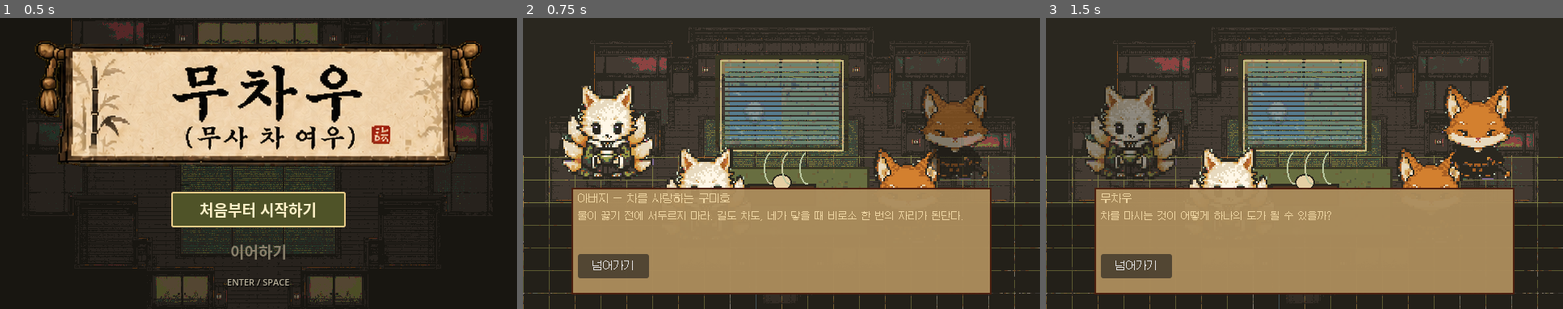
Above: before the commit, frames 1-3 (left to right).
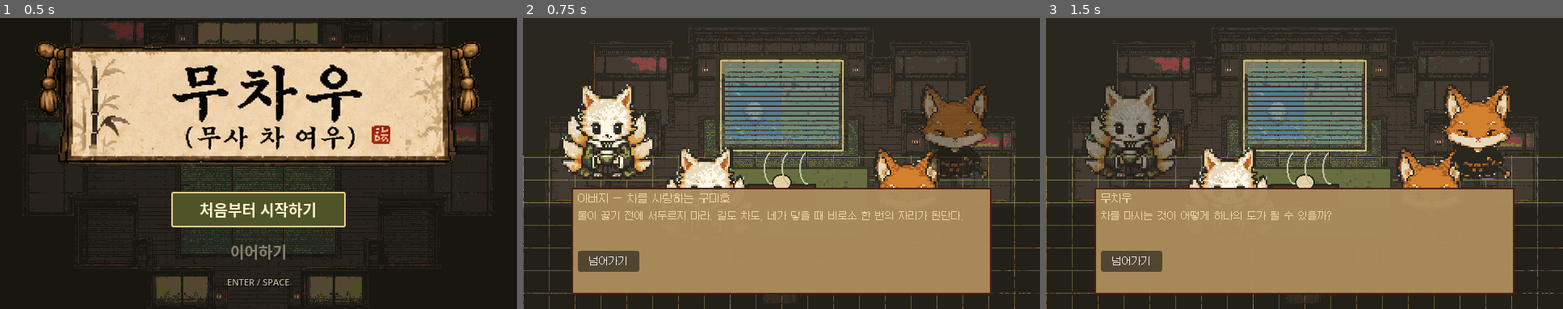
Above: after the commit, the same moments.

Repository: FLYLIKEB/samurai-tea-fox
Game: Godot game, scene res://scenes/ui/start_screen.tscn
The game is run twice, just before and just after one commit, with the same random seed, the same clock (stepped at 60 frames per second) and the same inputs.
Inputs:
- Up to frame 1 (0.5 s): no input
- Up to frame 2 (0.75 s): click "처음부터 시작하기" at 0.5 s
- Up to frame 3 (1.5 s): click "넘어가기" at 1.25 s

Frame 1 is identical in both runs. In frame 2, 0.7% of the frame differs, in the area x 10-25%, y 80-90%; in frame 3, 0.7%.

Commit message:
fix: reduce HUD scale and set default window size

Diff:
--- a/src/ui/game_hud.gd
+++ b/src/ui/game_hud.gd
@@ -26,20 +26,20 @@
 const PORTRAIT_PLAYER := PORTRAIT_MUCHAU
 
 const BALANCE_ABILITY_SLOTS_ID := "ability_equip_slots"
-const STATUS_PANEL_SIZE := Vector2(220, 88)
-const PORTRAIT_BOX_SIZE := Vector2(58, 58)
-const RESOURCE_BAR_SIZE := Vector2(92, 4)
-const ENEMY_PANEL_SIZE := Vector2(170, 58)
-const MAP_PANEL_SIZE := Vector2(152, 64)
-const MAP_PANEL_TIME_HEIGHT := 96.0
-const QUICKSLOT_PANEL_SIZE := Vector2(248, 36)
-const DPAD_PANEL_SIZE := Vector2(82, 82)
-const DPAD_BOARD_SIZE := Vector2(70, 70)
-const ACTION_BUTTON_SIZE := Vector2(70, 30)
-const ACTION_PANEL_SIZE := Vector2(86, 226)
+const STATUS_PANEL_SIZE := Vector2(196, 76)
+const PORTRAIT_BOX_SIZE := Vector2(48, 48)
+const RESOURCE_BAR_SIZE := Vector2(76, 3)
+const ENEMY_PANEL_SIZE := Vector2(150, 50)
+const MAP_PANEL_SIZE := Vector2(132, 58)
+const MAP_PANEL_TIME_HEIGHT := 84.0
+const QUICKSLOT_PANEL_SIZE := Vector2(218, 32)
+const DPAD_PANEL_SIZE := Vector2(66, 66)
+const DPAD_BOARD_SIZE := Vector2(56, 56)
+const ACTION_BUTTON_SIZE := Vector2(62, 26)
+const ACTION_PANEL_SIZE := Vector2(76, 194)
 const ACTION_PANEL_COLUMNS := 1
-const MENU_PANEL_SIZE := Vector2(356, 158)
-const MENU_CONTENT_SIZE := Vector2(340, 104)
+const MENU_PANEL_SIZE := Vector2(320, 142)
+const MENU_CONTENT_SIZE := Vector2(304, 90)
 
 signal mobile_command_issued(command)
 
@@ -210,7 +210,7 @@
 		var button := Button.new()
 		button.text = "넘어가기"
 		button.tooltip_text = String(option.get("display_text", "넘어가기"))
-		button.custom_minimum_size = Vector2(88, 30)
+		button.custom_minimum_size = Vector2(76, 26)
 		button.focus_mode = Control.FOCUS_ALL
 		button.mouse_filter = Control.MOUSE_FILTER_STOP
 		button.pressed.connect(func(): mobile_command_issued.emit(GameCommand.new(
@@ -579,11 +579,11 @@
 	button.text = text
 	button.icon = _load_texture(icon_path)
 	button.expand_icon = true
-	button.add_theme_constant_override("icon_max_width", 18)
+	button.add_theme_constant_override("icon_max_width", 16)
 	button.tooltip_text = text
 	button.focus_mode = Control.FOCUS_NONE
 	button.mouse_filter = Control.MOUSE_FILTER_STOP
-	button.add_theme_font_size_override("font_size", 11)
+	button.add_theme_font_size_override("font_size", 10)
 	button.add_theme_stylebox_override("normal", _button_style(Color(0.10, 0.08, 0.06, 0.82), true))
 	button.add_theme_stylebox_override("hover", _button_style(Color(0.16, 0.12, 0.08, 0.92), true))
 	button.add_theme_stylebox_override("pressed", _button_style(Color(0.77, 0.54, 0.25, 0.96), true))
@@ -600,7 +600,7 @@
 	_ignore_mouse(header)
 	header.add_theme_constant_override("separation", 8)
 	rows.add_child(header)
-	_labels.menu_title = _label("메뉴", 14)
+	_labels.menu_title = _label("메뉴", 12)
 	header.add_child(_labels.menu_title)
 	var spacer := Control.new()
 	_ignore_mouse(spacer)
@@ -640,7 +640,7 @@
 	rows.add_child(_labels.narrative_speaker)
 	_labels.narrative_text = _label("", 12)
 	_labels.narrative_text.autowrap_mode = TextServer.AUTOWRAP_WORD_SMART
-	_labels.narrative_text.custom_minimum_size = Vector2(492, 48)
+	_labels.narrative_text.custom_minimum_size = Vector2(460, 44)
 	rows.add_child(_labels.narrative_text)
 	_narrative_options = HBoxContainer.new()
 	_narrative_options.name = "NarrativeOptions"
@@ -777,8 +777,8 @@
 		GameCommand.new(GameCommand.Type.INVENTORY_SELECT_SLOT, Vector2i.ZERO, int(row.slot_index), {"slot_index": int(row.slot_index)})
 	)
 	button.name = "InventorySlotCard%d" % int(row.get("slot_index", -1))
-	button.custom_minimum_size = Vector2(50, 52)
-	button.add_theme_font_size_override("font_size", 10)
+	button.custom_minimum_size = Vector2(44, 48)
+	button.add_theme_font_size_override("font_size", 9)
 	button.add_theme_stylebox_override("normal", _button_style(Color(0.72, 0.59, 0.38, 0.92)))
 	if bool(row.get("selected", false)):
 		button.add_theme_stylebox_override("normal", _button_style(Color(0.90, 0.72, 0.42, 0.96)))
@@ -817,7 +817,7 @@
 func _inventory_command_button(text: String, command: GameCommand) -> Button:
 	var button := Button.new()
 	button.text = text
-	button.custom_minimum_size = Vector2(44, 28)
+	button.custom_minimum_size = Vector2(40, 24)
 	button.focus_mode = Control.FOCUS_ALL
 	button.mouse_filter = Control.MOUSE_FILTER_STOP
 	button.pressed.connect(func(): mobile_command_issued.emit(command))
@@ -906,7 +906,7 @@
 func _tea_brewing_command_button(text: String, command: GameCommand) -> Button:
 	var button := Button.new()
 	button.text = text
-	button.custom_minimum_size = Vector2(44, 28)
+	button.custom_minimum_size = Vector2(40, 24)
 	button.focus_mode = Control.FOCUS_ALL
 	button.mouse_filter = Control.MOUSE_FILTER_STOP
 	button.pressed.connect(func(): mobile_command_issued.emit(command))
@@ -992,7 +992,7 @@
 func _meta_codex_command_button(text: String, command: GameCommand) -> Button:
 	var button := Button.new()
 	button.text = text
-	button.custom_minimum_size = Vector2(44, 28)
+	button.custom_minimum_size = Vector2(40, 24)
 	button.focus_mode = Control.FOCUS_ALL
 	button.mouse_filter = Control.MOUSE_FILTER_STOP
 	button.pressed.connect(func(): mobile_command_issued.emit(command))
@@ -1089,12 +1089,12 @@
 	var card := VBoxContainer.new()
 	card.name = "CraftingRecipeCard"
 	_ignore_mouse(card)
-	card.custom_minimum_size = Vector2(88, 62)
+	card.custom_minimum_size = Vector2(78, 54)
 	card.add_theme_constant_override("separation", 3)
 	var label := _label("%s\n%s" % [
 		String(row_model.get("name", row_model.get("recipe_id", ""))),
 		String(row_model.get("reason_label", ""))
-	], 10)
+	], 9)
 	label.size_flags_horizontal = Control.SIZE_EXPAND_FILL
 	card.add_child(label)
 	var actions := HBoxContainer.new()
@@ -1102,7 +1102,7 @@
 	actions.add_theme_constant_override("separation", 3)
 	var select_button := Button.new()
 	select_button.text = "상세"
-	select_button.custom_minimum_size = Vector2(40, 24)
+	select_button.custom_minimum_size = Vector2(36, 22)
 	select_button.focus_mode = Control.FOCUS_ALL
 	select_button.mouse_filter = Control.MOUSE_FILTER_STOP
 	var recipe_id := String(row_model.get("recipe_id", ""))
@@ -1116,7 +1116,7 @@
 	button.disabled = not bool(row_model.get("craftable", false))
 	button.focus_mode = Control.FOCUS_ALL
 	button.mouse_filter = Control.MOUSE_FILTER_STOP
-	button.custom_minimum_size = Vector2(40, 24)
+	button.custom_minimum_size = Vector2(36, 22)
 	button.pressed.connect(func():
 		mobile_command_issued.emit(GameCommand.new(GameCommand.Type.CRAFT_RECIPE, Vector2i.ZERO, 0, {"recipe_id": recipe_id}))
 	)
@@ -1127,7 +1127,7 @@
 func _crafting_filter_button(text: String, category: String) -> Button:
 	var button := Button.new()
 	button.text = text
-	button.custom_minimum_size = Vector2(54, 28)
+	button.custom_minimum_size = Vector2(48, 24)
 	button.disabled = category == _crafting_filter
 	button.focus_mode = Control.FOCUS_ALL
 	button.mouse_filter = Control.MOUSE_FILTER_STOP
@@ -1560,7 +1560,7 @@
 	parent.add_child(row)
 	var icon := TextureRect.new()
 	_ignore_mouse(icon)
-	icon.custom_minimum_size = Vector2(16, 16)
+	icon.custom_minimum_size = Vector2(14, 14)
 	icon.expand_mode = TextureRect.EXPAND_IGNORE_SIZE
 	icon.stretch_mode = TextureRect.STRETCH_KEEP_ASPECT_CENTERED
 	icon.texture = _load_texture(icon_path)
@@ -1569,7 +1569,7 @@
 	_ignore_mouse(column)
 	column.add_theme_constant_override("separation", 2)
 	row.add_child(column)
-	var value := _label(text, 12)
+	var value := _label(text, 11)
 	column.add_child(value)
 	var bar := ColorRect.new()
 	bar.name = "%sBar" % text
@@ -1582,11 +1582,11 @@
 func _add_icon_row(parent: Container, icon_path: String, text: String) -> Label:
 	var row := HBoxContainer.new()
 	_ignore_mouse(row)
-	row.add_theme_constant_override("separation", 8)
+	row.add_theme_constant_override("separation", 6)
 	parent.add_child(row)
 	var icon := TextureRect.new()
 	_ignore_mouse(icon)
-	icon.custom_minimum_size = Vector2(20, 20)
+	icon.custom_minimum_size = Vector2(18, 18)
 	icon.expand_mode = TextureRect.EXPAND_IGNORE_SIZE
 	icon.stretch_mode = TextureRect.STRETCH_KEEP_ASPECT_CENTERED
 	icon.texture = _load_texture(icon_path)
@@ -1595,7 +1595,7 @@
 	row.add_child(value)
 	return value
 
-func _label(text: String, font_size := 13) -> Label:
+func _label(text: String, font_size := 12) -> Label:
 	var label := Label.new()
 	_ignore_mouse(label)
 	label.text = text
@@ -1604,13 +1604,13 @@
 	return label
 
 func _section_label(text: String) -> Label:
-	var label := _label(text, 12)
+	var label := _label(text, 11)
 	label.add_theme_color_override("font_color", Color(0.12, 0.08, 0.04, 1.0))
 	return label
 
 func _card_frame(content: Control, selected := false) -> PanelContainer:
 	var frame := PanelContainer.new()
-	frame.custom_minimum_size = content.custom_minimum_size + Vector2(8, 8)
+	frame.custom_minimum_size = content.custom_minimum_size + Vector2(6, 6)
 	_ignore_mouse(frame)
 	var color := Color(0.69, 0.56, 0.36, 0.93)
 	if selected:
@@ -1622,7 +1622,7 @@
 func _detail_card(title: String) -> PanelContainer:
 	var card := PanelContainer.new()
 	card.name = "DetailCard"
-	card.custom_minimum_size = Vector2(320, 46)
+	card.custom_minimum_size = Vector2(288, 42)
 	_ignore_mouse(card)
 	card.add_theme_stylebox_override("panel", _button_style(Color(0.69, 0.56, 0.36, 0.94)))
 	var rows := VBoxContainer.new()
@@ -1657,7 +1657,7 @@
 	var font := _load_font(FONT_GALMURI)
 	if font != null:
 		theme.default_font = font
-	theme.default_font_size = 13
+	theme.default_font_size = 12
 	return theme
 
 func _load_font(path: String) -> Font:
--- a/src/ui/start_screen.gd
+++ b/src/ui/start_screen.gd
@@ -10,6 +10,7 @@
 const START_MODE_META := "muchau_start_mode"
 const START_MODE_NEW := "new"
 const START_MODE_RESUME := "resume"
+const DEFAULT_WINDOW_SIZE := Vector2i(1280, 720)
 
 @onready var start_button: Button = %StartButton
 @onready var continue_button: Button = %ContinueButton
@@ -22,9 +23,15 @@
 var _save_store := SaveStore.new()
 
 func _ready() -> void:
+	_apply_default_window_size()
 	_apply_manifest_textures()
 	_update_continue_button()
 	start_button.grab_focus()
+
+func _apply_default_window_size() -> void:
+	if DisplayServer.get_name() == "headless":
+		return
+	DisplayServer.window_set_size(DEFAULT_WINDOW_SIZE)
 
 func _unhandled_input(event: InputEvent) -> void:
 	if event.is_action_pressed("ui_accept") and not event.is_echo():
--- a/tests/test_runner.gd
+++ b/tests/test_runner.gd
@@ -55,10 +55,11 @@
 func _init() -> void:
 	var asserts := TestAssert.new()
 	var test_filter := OS.get_environment("TEST_FILTER")
+	var filters := _test_filters(test_filter)
 	var selected_count := 0
 
 	for script in TESTS:
-		if not test_filter.is_empty() and not test_filter in script.resource_path:
+		if not filters.is_empty() and not _matches_any_filter(script.resource_path, filters):
 			continue
 		selected_count += 1
 		var test = script.new()
@@ -78,3 +79,17 @@
 	for failure in asserts.failures:
 		push_error(failure)
 	quit(1)
+
+func _test_filters(test_filter: String) -> Array[String]:
+	var filters: Array[String] = []
+	for raw_filter in test_filter.split(",", false):
+		var filter := raw_filter.strip_edges()
+		if not filter.is_empty():
+			filters.append(filter)
+	return filters
+
+func _matches_any_filter(resource_path: String, filters: Array[String]) -> bool:
+	for filter in filters:
+		if filter in resource_path:
+			return true
+	return false
--- a/tests/unit/test_inventory_command_runtime.gd
+++ b/tests/unit/test_inventory_command_runtime.gd
@@ -78,10 +78,15 @@
 func _assert_hud_inventory_menu_uses_command_read_model(asserts) -> void:
 	var fixture := _fixture_runtime()
 	asserts.equal(fixture.size(), 4, "fixture exposes runtime inventory equipment consumable")
+	var runtime: InventoryCommandRuntime = fixture[0]
+	for slot in runtime.read_model().slots:
+		if bool(slot.get("can_equip", false)):
+			runtime.handle_command(GameCommand.new(GameCommand.Type.INVENTORY_SELECT_SLOT, Vector2i.ZERO, int(slot.slot_index), {"slot_index": int(slot.slot_index)}))
+			break
 	var hud := GameHud.new()
-	hud.configure(FakePlayer.new(), {"biome_id": "common_region"}, {"counts": {}}, {"inventory": fixture[1], "inventory_command_runtime": fixture[0], "catalog": FakeHudCatalog.new()})
+	hud.configure(FakePlayer.new(), {"biome_id": "common_region"}, {"counts": {}}, {"inventory": fixture[1], "inventory_command_runtime": runtime, "catalog": FakeHudCatalog.new()})
 	asserts.true_value(hud.show_inventory_menu(), "HUD opens command-backed inventory menu")
-	asserts.true_value(_tree_has_text(hud, "가방 6/24"), "HUD shows capacity from inventory command read model")
+	asserts.true_value(_tree_has_text(hud, "차 & 도구 (인벤토리) · 6/24"), "HUD shows capacity from inventory command read model")
 	asserts.true_value(_tree_has_text(hud, "이전"), "HUD exposes previous navigation without dragging")
 	asserts.true_value(_tree_has_text(hud, "다음"), "HUD exposes next navigation without dragging")
 	asserts.true_value(_tree_has_text(hud, "정렬"), "HUD exposes sort command without dragging")
Not shown, changed: docs/codex-workflow.md
